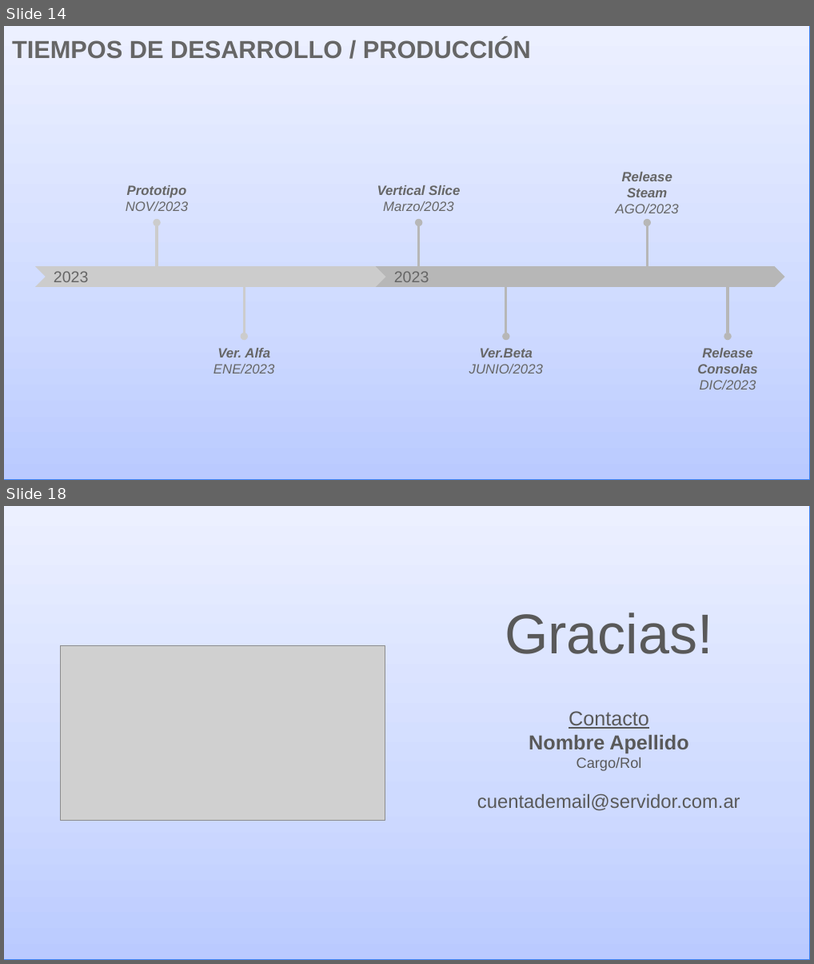
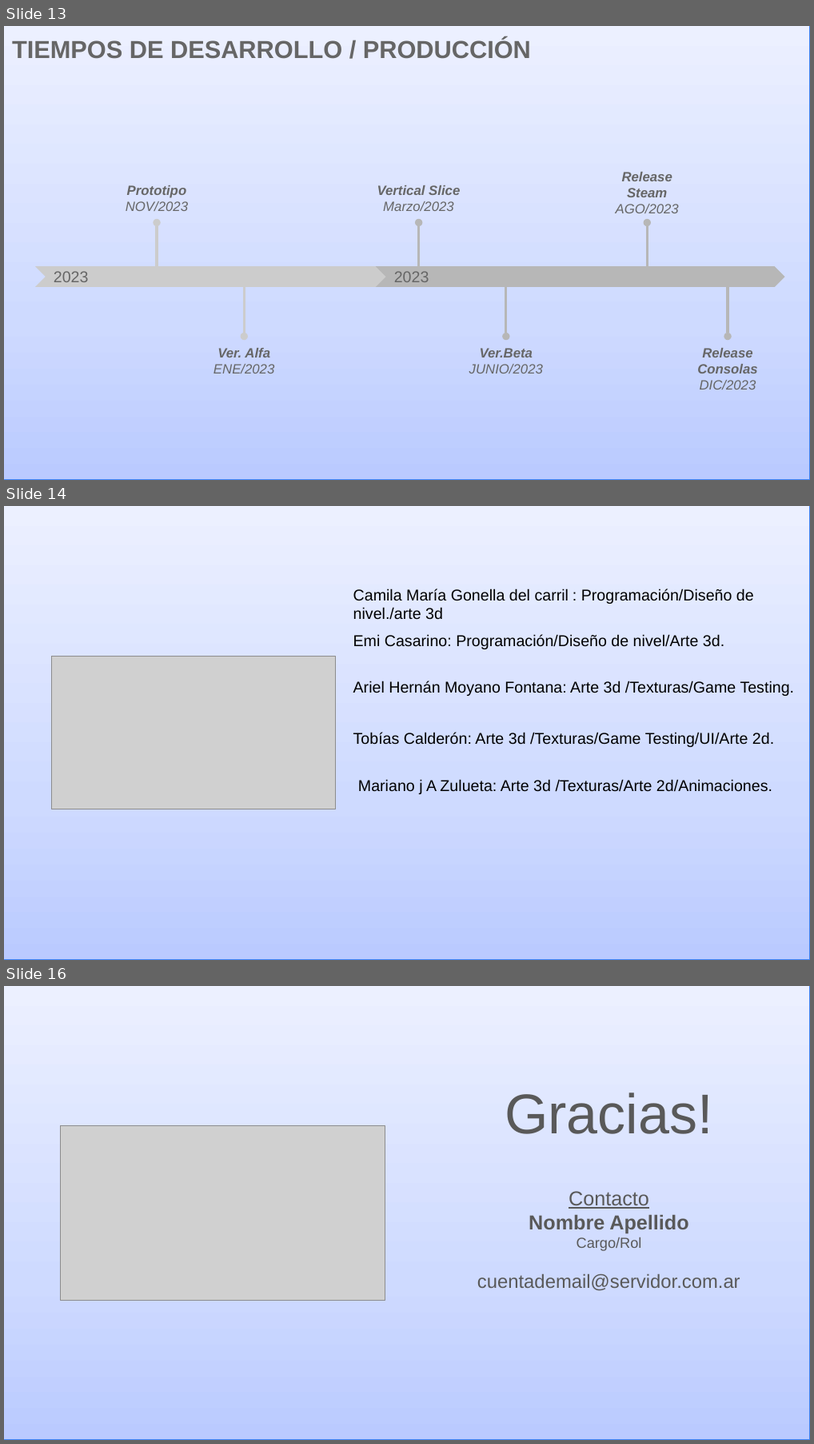
Before and after one commit to Marianoz1972/PICH, a slide deck: Pitch (Venta) [Template] PHOBIA.pptx. Shown one above the other, each under a label of ours: slides 14 and 18 before the commit, slides 13, 14 and 16 after it; the slides between them are not shown. The pictures are 814x964 and 814x1444 pixels, drawn with LibreOffice and Linux fonts; fonts in the diff are those of the drawing; grey boxes stand for pictures. Boxes give left, top, right and bottom in pixels: in the first picture for what was removed or moved away, otherwise in the second. Text is boxed around its words. In the diff, an @@ line names an element or a change of style, - is before the commit and + after.

```diff
--- a/Pitch (Venta) [Template] PHOBIA.pptx
+++ b/Pitch (Venta) [Template] PHOBIA.pptx
@@ slide 14 added at box(4, 506, 810, 960), background #FFFFFF @@
@@ rectangle added at box(4, 506, 810, 959), fill gradient #BBCBFF to #CFDAFF to #EDF1FF, outline #3C81F3 0.75 pt @@
@@ text added at box(354, 588, 754, 620), 14 pt, text #000000 @@
+Camila María Gonella del carril : Programación/Diseño de nivel./arte 3d
@@ text added at box(354, 634, 725, 649), 14 pt, text #000000 @@
+Emi Casarino: Programación/Diseño de nivel/Arte 3d.
@@ picture added at box(51, 656, 335, 809) @@
@@ text added at box(354, 680, 795, 696), 14 pt, text #000000 @@
+Ariel Hernán Moyano Fontana: Arte 3d /Texturas/Game Testing.
@@ text added at box(354, 732, 774, 747), 14 pt, text #000000 @@
+Tobías Calderón: Arte 3d /Texturas/Game Testing/UI/Arte 2d.
@@ text added at box(358, 778, 773, 794), 14 pt, text #000000 @@
+Mariano j A Zulueta: Arte 3d /Texturas/Arte 2d/Animaciones.
@@ what was slide 14 is now slide 13 @@
@@ what was slide 18 is now slide 16 @@
```
Also in this commit, not shown: 2 slides changed, 3 slides removed.
